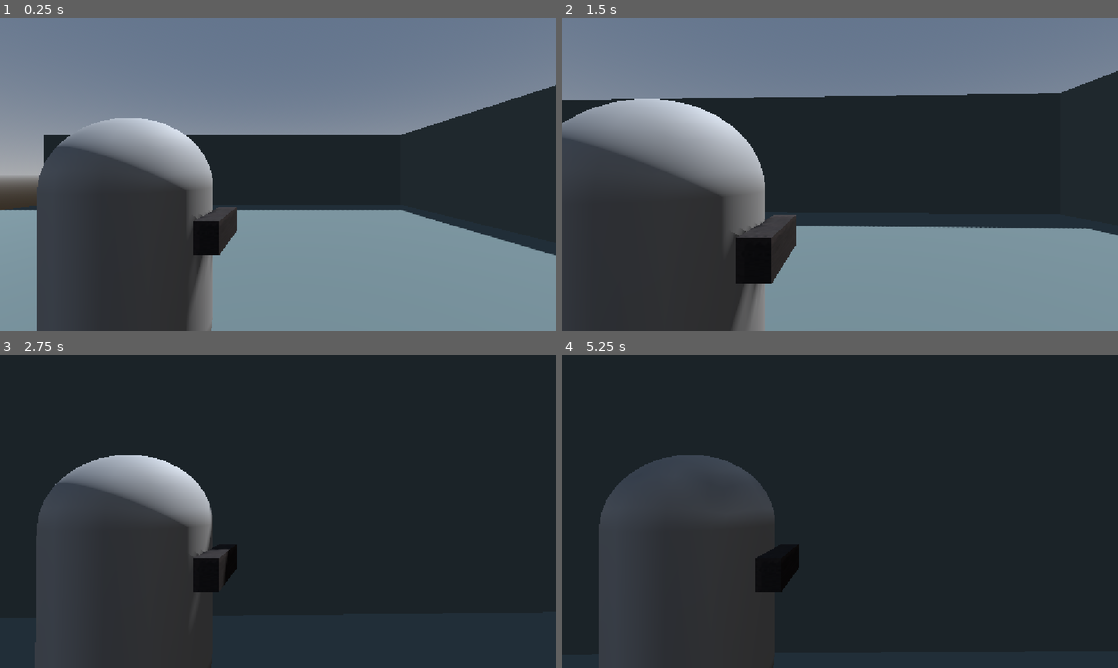
Above: before the commit, frames 1-4 (two rows, left to right).
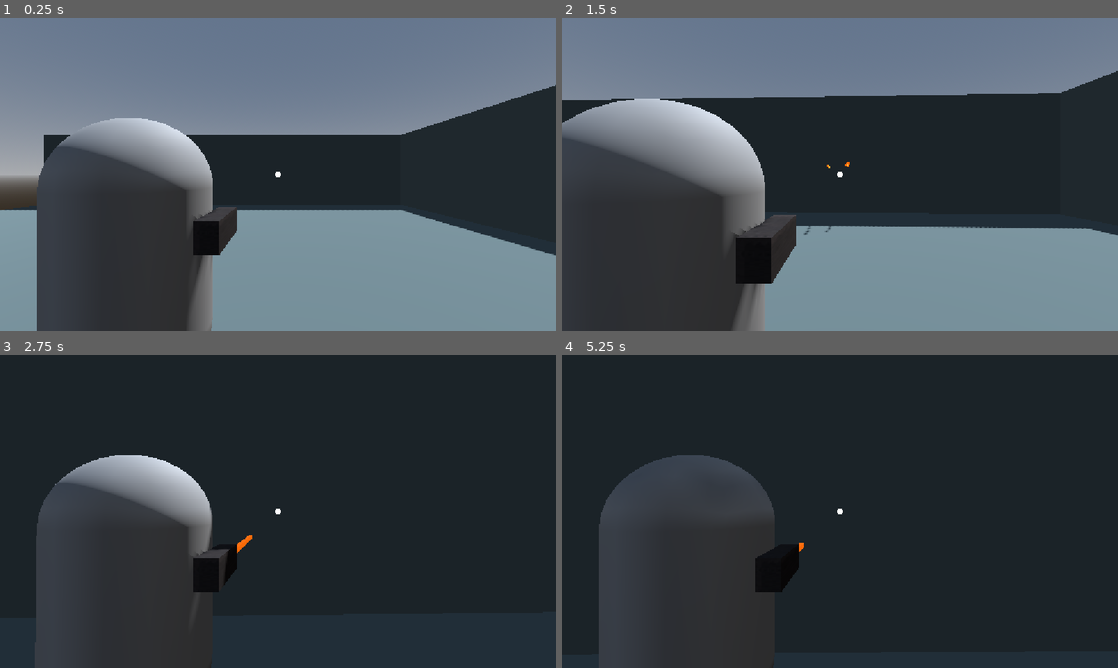
Above: after the commit, the same moments.

Repository: bbbbblueeeee/ISCS-30.14-Game5
Game: Godot game, scene res://Scenes/world.tscn
Two runs of this game, one before a commit and one after it. Both use one fixed random seed, a clock stepped at 60 frames per second and the inputs below.
Inputs (mouse positions are in pixels of both pictures, inside the frame that each line leads up to):
- Up to frame 1 (0.25 s): no input
- Up to frame 2 (1.5 s): tap Enter (ui_accept) at 0.5, 0.77 s; move the mouse to (867, 174) at 0.52 s; press the mouse at (867, 174) at 0.53 s; hold Up (ui_up) from 0.53 s (still down); move the mouse to (812, 174) at 1.27 s; release the mouse at (812, 174) at 1.28 s; right-click (812, 174) at 1.35 s
- Up to frame 3 (2.75 s): keep holding Up (ui_up); tap Enter (ui_accept) at 1.52 s; click (250, 511) at 1.55 s; move the mouse to (289, 505) at 2.02 s; press the mouse at (289, 505) at 2.03 s
- Up to frame 4 (5.25 s): keep holding Up (ui_up); move the mouse to (834, 517) at 2.77 s; release the mouse at (834, 517) at 2.78 s; click (834, 517) at 2.85 s; tap Enter (ui_accept) at 3.02, 3.77, 4.25, 4.52 s; move the mouse to (878, 514) at 3.52 s; hold Right mouse button (aim) 3.53-4.28 s; click (878, 514) at 3.8 s; move the mouse to (795, 508) at 4.27 s; click (795, 508) at 4.35 s; move the mouse to (845, 511) at 5.02 s; press the mouse at (845, 511) at 5.03 s

The runs differ from the first frame. In frame 1, less than 0.1% of the frame differs, in the area x 49-51%, y 49-51%; in frame 2, less than 0.1%; in frame 3, less than 0.1%, in the area x 42-51%, y 49-64%; in frame 4, less than 0.1%.

Commit message:
Attempted to Implement Bullet Firing
Making attempts to actually fire bullets. I was able to make them fire properly when shooting out from the character's gun, but am having issues making the bullets fire to where the crosshair is aiming.

Diff:
--- a/iscs-30.14---game-5---ots-tps/Scenes/player.tscn
+++ b/iscs-30.14---game-5---ots-tps/Scenes/player.tscn
@@ -1,7 +1,15 @@
 [gd_scene format=3 uid="uid://17ylsbu2hukw"]
 
 [ext_resource type="Script" uid="uid://dx3gfhcvei1ux" path="res://Scripts/player.gd" id="1_v0iea"]
+[ext_resource type="Texture2D" uid="uid://cks6t84hnr345" path="res://Assets/kenney_retro-urban-kit/Models/FBX format/Textures/bars.png" id="2_6t5aa"]
 [ext_resource type="Script" uid="uid://tgtevq7m8hwj" path="res://Scripts/camera.gd" id="2_cvnsp"]
+
+[sub_resource type="StandardMaterial3D" id="StandardMaterial3D_5a7ea"]
+albedo_texture = ExtResource("2_6t5aa")
+
+[sub_resource type="BoxMesh" id="BoxMesh_vgqql"]
+material = SubResource("StandardMaterial3D_5a7ea")
+size = Vector3(0.155, 0.205, 0.545)
 
 [sub_resource type="CapsuleShape3D" id="CapsuleShape3D_6xws8"]
 radius = 0.8
@@ -15,9 +23,32 @@
 margin = 0.01
 radius = 0.1
 
+[sub_resource type="SphereMesh" id="SphereMesh_lgex6"]
+radius = 0.7
+height = 1.4
+rings = 37
+
 [node name="Player" type="CharacterBody3D" unique_id=244270885]
 collision_layer = 2
 script = ExtResource("1_v0iea")
+
+[node name="Skeleton3D" type="Skeleton3D" parent="." unique_id=2043598746]
+transform = Transform3D(1, 0, 0, 0, 1, 0, 0, 0, 1, 0.58116066, 0, 0)
+
+[node name="BoneAttachment3D" type="BoneAttachment3D" parent="Skeleton3D" unique_id=331991469]
+
+[node name="MeshInstance3D" type="MeshInstance3D" parent="Skeleton3D/BoneAttachment3D" unique_id=1036128602]
+transform = Transform3D(1, 0, 0, 0, 1, 0, 0, 0, 1, -0.012442887, 0.21679717, 0)
+mesh = SubResource("BoxMesh_vgqql")
+skeleton = NodePath("../..")
+
+[node name="GunRay" type="RayCast3D" parent="Skeleton3D/BoneAttachment3D/MeshInstance3D" unique_id=1410087923]
+transform = Transform3D(1, 0, 0, 0, 1, 0, 0, 0, 1, 0, 0, -0.29286146)
+target_position = Vector3(0, 0, -1)
+
+[node name="BulletRay" type="RayCast3D" parent="Skeleton3D/BoneAttachment3D/MeshInstance3D" unique_id=81013665]
+transform = Transform3D(1, 0, 0, 0, 1, 0, 0, 0, 1, 0, 0, -0.5857229)
+target_position = Vector3(0, 0, -1)
 
 [node name="CollisionShape3D" type="CollisionShape3D" parent="." unique_id=323301544]
 shape = SubResource("CapsuleShape3D_6xws8")
@@ -44,3 +75,11 @@
 
 [node name="Camera3D" type="Camera3D" parent="Camera/EdgeSpringArm/RearSpringArm" unique_id=1645792167]
 transform = Transform3D(1, 0, 0, 0, 1, 0, 0, 0, 1, 0.5, 0, 1.5)
+
+[node name="CamRay" type="RayCast3D" parent="Camera/EdgeSpringArm/RearSpringArm/Camera3D" unique_id=2000937594]
+target_position = Vector3(0, 0, -500)
+
+[node name="MeshInstance2D" type="MeshInstance2D" parent="Camera/EdgeSpringArm/RearSpringArm/Camera3D" unique_id=448192089]
+position = Vector2(576, 324)
+scale = Vector2(8.107144, 8.107144)
+mesh = SubResource("SphereMesh_lgex6")
--- a/iscs-30.14---game-5---ots-tps/Scenes/world.tscn
+++ b/iscs-30.14---game-5---ots-tps/Scenes/world.tscn
@@ -1,7 +1,6 @@
 [gd_scene format=3 uid="uid://b8wmgw4gabufv"]
 
 [ext_resource type="PackedScene" uid="uid://17ylsbu2hukw" path="res://Scenes/player.tscn" id="1_a02cp"]
-[ext_resource type="Texture2D" uid="uid://cks6t84hnr345" path="res://Assets/kenney_retro-urban-kit/Models/FBX format/Textures/bars.png" id="2_go701"]
 
 [sub_resource type="ProceduralSkyMaterial" id="ProceduralSkyMaterial_yp4wr"]
 sky_horizon_color = Color(0.66224277, 0.6717428, 0.6867428, 1)
@@ -17,13 +16,6 @@
 [sub_resource type="StandardMaterial3D" id="StandardMaterial3D_6xws8"]
 albedo_color = Color(0.3315, 0.38707498, 0.39, 1)
 uv1_triplanar = true
-
-[sub_resource type="StandardMaterial3D" id="StandardMaterial3D_5a7ea"]
-albedo_texture = ExtResource("2_go701")
-
-[sub_resource type="BoxMesh" id="BoxMesh_lgex6"]
-material = SubResource("StandardMaterial3D_5a7ea")
-size = Vector3(0.155, 0.205, 0.545)
 
 [node name="World" type="Node3D" unique_id=1674262120]
 
@@ -48,13 +40,3 @@
 material = SubResource("StandardMaterial3D_6xws8")
 
 [node name="Player" parent="." unique_id=244270885 instance=ExtResource("1_a02cp")]
-
-[node name="Skeleton3D" type="Skeleton3D" parent="Player" unique_id=898126771]
-transform = Transform3D(1, 0, 0, 0, 1, 0, 0, 0, 1, 0.58116066, 0, 0)
-
-[node name="BoneAttachment3D" type="BoneAttachment3D" parent="Player/Skeleton3D" unique_id=1004049049]
-
-[node name="MeshInstance3D" type="MeshInstance3D" parent="Player/Skeleton3D/BoneAttachment3D" unique_id=619708484]
-transform = Transform3D(1, 0, 0, 0, 1, 0, 0, 0, 1, -0.012442887, 0.21679717, 0)
-mesh = SubResource("BoxMesh_lgex6")
-skeleton = NodePath("../..")
--- a/iscs-30.14---game-5---ots-tps/Scripts/player.gd
+++ b/iscs-30.14---game-5---ots-tps/Scripts/player.gd
@@ -4,6 +4,13 @@
 const SPEED = 5.0
 const JUMP_VELOCITY = 4.5
 
+@onready var gun_ray: RayCast3D = $Skeleton3D/BoneAttachment3D/MeshInstance3D/GunRay
+@onready var cam_ray: RayCast3D = $Camera/EdgeSpringArm/RearSpringArm/Camera3D/CamRay
+@onready var bullet_ray: RayCast3D = $Skeleton3D/BoneAttachment3D/MeshInstance3D/BulletRay
+
+# Bullets
+var bullet = load("res://Scenes/bullet.tscn")
+var instance
 
 func _physics_process(delta: float) -> void:
 	# Add the gravity.
@@ -25,4 +32,18 @@
 		velocity.x = move_toward(velocity.x, 0, SPEED)
 		velocity.z = move_toward(velocity.z, 0, SPEED)
 
+	# Handle shooting
+	if Input.is_action_pressed("shoot"):
+		var collision_point: Vector3
+		if cam_ray.is_colliding():
+			collision_point = cam_ray.get_collision_point()
+		else:
+			collision_point = Vector3(0,0,-500)
+		bullet_ray.target_position = collision_point - gun_ray.global_position
+		instance = bullet.instantiate()
+		instance.position = bullet_ray.global_position
+		# instance.position = gun_ray.global_position
+		instance.transform.basis = gun_ray.global_transform.basis
+		get_parent().add_child(instance)
+
 	move_and_slide()
--- a/iscs-30.14---game-5---ots-tps/project.godot
+++ b/iscs-30.14---game-5---ots-tps/project.godot
@@ -59,6 +59,11 @@
 "events": [Object(InputEventMouseButton,"resource_local_to_scene":false,"resource_name":"","device":-1,"window_id":0,"a …(253 unchanged characters)…
 ]
 }
+shoot={
+"deadzone": 0.2,
+"events": [Object(InputEventMouseButton,"resource_local_to_scene":false,"resource_name":"","device":-1,"window_id":0,"alt_pressed":false,"shift_pressed":false,"ctrl_pressed":false,"meta_pressed":false,"button_mask":0,"position":Vector2(0, 0),"global_position":Vector2(0, 0),"factor":1.0,"button_index":1,"canceled":false,"pressed":false,"double_click":false,"script":null)
+]
+}
 
 [layer_names]
 
